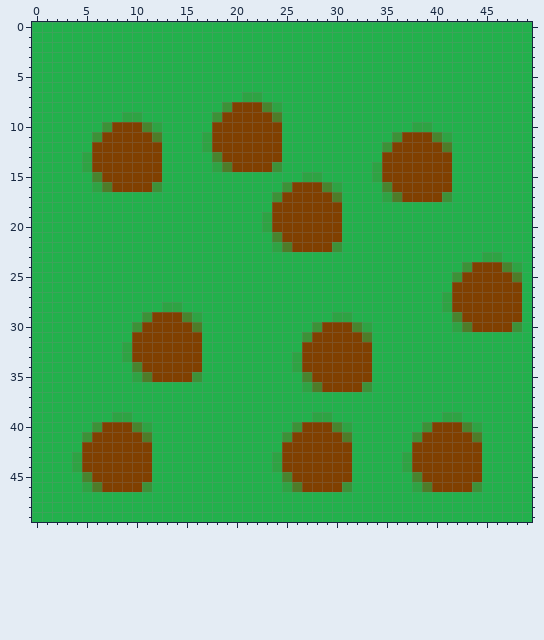
Two states of a pixel-art sprite, sprites/forest.png. Above: the version before the commit.
The file is 50x50 pixels. Colours within 5 levels of each other are drawn and written as one.
Once edited:
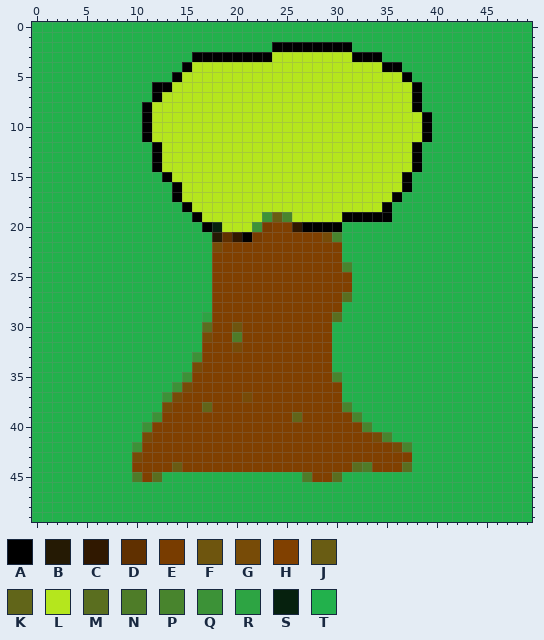
Palette (. is transparent): A #000000  B #251a04  C #301800  D #603000  E #783c00  F #6e550e  G #774b07  H #804000  J #695c13  K #616519  L #b5e61d  M #5a6e1f  N #4e7c28  P #48842d  Q #3c9237  R #2da443  S #06210e  T #22b14c
Changes in this commit:
Changed rows in their new state; - is an unchanged pixel.
first column x 4:
 2 --------------------AAAAAAAA-----------------
 3 ------------AAAAAAAALLLLLLLLAAA--------------
 4 -----------ALLLLLLLLLLLLLLLLLLLAA------------
 5 ----------ALLLLLLLLLLLLLLLLLLLLLLA-----------
 6 --------AALLLLLLLLLLLLLLLLLLLLLLLLA----------
 7 --------ALLLLLLLLLLLLLLLLLLLLLLLLLA----------
 8 -------ALLLLLLLLLLLLLLLLLLLLLLLLLLA----------
 9 -----TTALLLLLLLLLLLLLLLLLLLLLLLLLLLA---------
10 ---TTTTALLLLLLLLLLLLLLLLLLLLLLLLLLLA---------
11 --TTTTTALLLLLLLLLLLLLLLLLLLLLLLLLLLATT-------
12 --TTTTTTALLLLLLLLLLLLLLLLLLLLLLLLLATTT-------
13 -TTTTTTTALLLLLLLLLLLLLLLLLLLLLLLLLATTT-------
14 -TTTTTTTALLLLLLLLLLLLLLLLLLLLLLLLLATTT-------
15 --TTTTTTTALLLLLLLLLLLLLLLLLLLLLLLATTTT-------
16 --TTTTTTT-ALLLLLLLLLLLLLLLLLLLLLLATTTT-------
17 ----------ALLLLLLLLLLLLLLLLLLLLLATTTTT-------
18 -----------ALLLLLLLLLLLLLLLLLLLA-------------
19 ------------ALLLLLLQJPLLLLLAAAAA-------------
20 -------------ASLLLQE--CAAAA------------------
21 --------------BDCAEHH----GP------------------
22 --------------GHHHHHHH----H------------------
23 --------------HHHHHHHHHHHHH--------------TT--
24 --------------HHHHHHHHHHHHHP-----------TTTTTT
25 --------------HHHHHHHHHHHHHH----------TTTTTTT
26 --------------HHHHHHHHHHHHHH----------TTTTTTT
27 --------------HHHHHHHHHHHHHM---------TTTTTTTT
28 ---------TT---HHHHHHHHHHHHH----------TTTTTTTT
29 -------TTTTTTRHHHHHHHHHHHHMT----------TTTTTTT
30 ------TTTTTTTMHHFHHHHHHHH-TTTT--------TTTTTTT
31 ------TTTTTTTGHHNHHHHHHH--TTTT---------------
32 -----TTTTTTTTHHHGHHHHHH---TTTT---------------
33 -----TTTTTTTQHHHHHHHHHH---TTTT---------------
34 ------TTTTTTGHHHHHHHHHH---TTTT---------------
35 ------TTTTTQHHHHHHHHHHHH--PTTT---------------
36 ----------QGHHHHHHHHHHHHH--TTT---------------
37 ---------QGHHHHHHGHHHHHHHHH------------------
38 ---------GHHHKHHHHHHHHHHHHHP-----------------
39 ----TT--QHHHHHHHHHHHHHKHHHHHP--------TT------
40 --TTTTTQHHHHHHHHHHHHHHH---HHHP-----TTTTTT----
41 -TTTTTTGHHHHHHHHHHHHHH-----HHHGP--TTTTTTT----
42 -TTTTTQ-HHHHHHHHHHHHH-------HHHHGPTTTTTTT----
43 TTTTTTG-HHHHHHHHHHHHH-------HHHHHHTTTTTTT----
44 TTTTTT--HHJHHHHHHHHHH-------MNHHHMTTTTTTT----
45 -TTTTTN-M------------TTN--MT------TTTTTTT----
46 -TTTTTTT-------------TTTTTTT------TTTTTTT----
